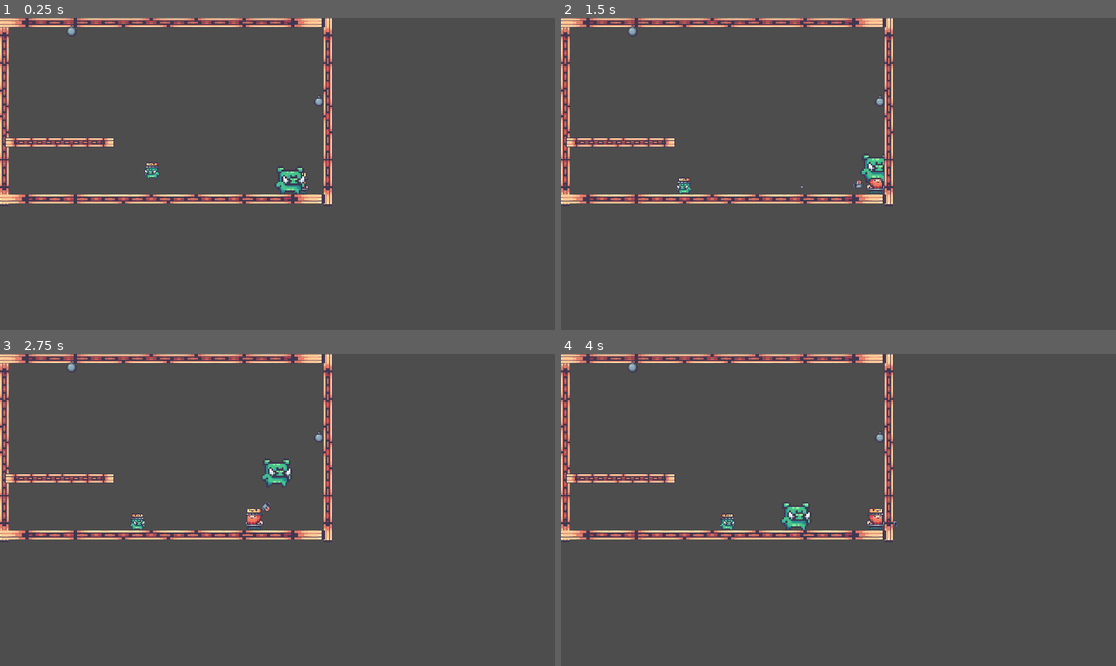
Above: before the commit, frames 1-4 (two rows, left to right).
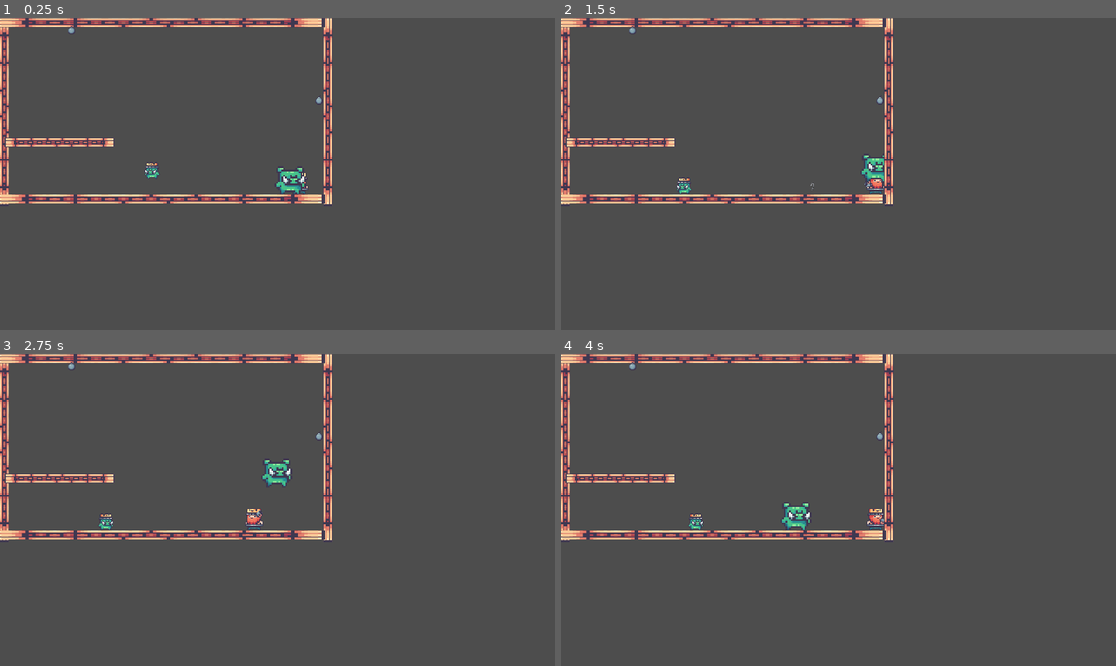
Above: after the commit, the same moments.

Repository: Assayyad0/Ball-of-Fat
Game: Godot game, scene res://scenes/levels/level_manager.tscn
The game is run twice, just before and just after one commit, with the same random seed, the same clock (stepped at 60 frames per second) and the same inputs.
Inputs (mouse positions are in pixels of both pictures, inside the frame that each line leads up to):
- Up to frame 1 (0.25 s): no input
- Up to frame 2 (1.5 s): move the mouse to (960, 158) at 0.52 s; hold D (right) from 0.53 s (still down); tap Space (grab) at 0.6 s; tap Enter at 1.25 s; move the mouse to (727, 189) at 1.27 s; click (727, 189) at 1.35 s
- Up to frame 3 (2.75 s): move the mouse to (333, 441) at 2.02 s; release D (right) at 2.03 s; hold A (left) from 2.03 s (still down); tap Space (grab) at 2.1 s
- Up to frame 4 (4 s): move the mouse to (810, 572) at 2.77 s; release A (left) at 2.78 s; hold D (right) from 2.78 s (still down); click (810, 572) at 2.85 s; move the mouse to (1005, 556) at 3.52 s; tap Space (grab) at 3.6 s

The runs differ from the first frame. In frame 1, less than 0.1% of the frame differs, in the area x 12-59%, y 2-28%; in frame 2, less than 0.1%; in frame 3, 0.2%, in the area x 12-59%, y 2-57%; in frame 4, 0.2%.

Commit message:
Fix grapple hook issues

Diff:
--- a/scenes/objects/Wall.tscn
+++ b/scenes/objects/Wall.tscn
@@ -1,11 +1,16 @@
-[gd_scene load_steps=3 format=3 uid="uid://di28rmpfikknn"]
+[gd_scene load_steps=4 format=3 uid="uid://di28rmpfikknn"]
 
 [ext_resource type="Texture2D" uid="uid://ceu53jcp1tc3x" path="res://art/Kings and Pigs/Sprites/14-TileSets/Terrain (32x32).png" id="1_3qo4e"]
 
 [sub_resource type="RectangleShape2D" id="RectangleShape2D_ecmja"]
 size = Vector2(30, 94)
 
+[sub_resource type="RectangleShape2D" id="RectangleShape2D_5d6hr"]
+size = Vector2(34, 98)
+
 [node name="Wall" type="StaticBody2D"]
+collision_layer = 65
+collision_mask = 0
 
 [node name="Sprite2D" type="Sprite2D" parent="."]
 texture_filter = 1
@@ -15,3 +20,10 @@
 
 [node name="CollisionShape2D" type="CollisionShape2D" parent="."]
 shape = SubResource("RectangleShape2D_ecmja")
+
+[node name="Area2D" type="Area2D" parent="."]
+collision_layer = 64
+collision_mask = 0
+
+[node name="CollisionShape2D" type="CollisionShape2D" parent="Area2D"]
+shape = SubResource("RectangleShape2D_5d6hr")
--- a/scenes/objects/grapple_hook.gd
+++ b/scenes/objects/grapple_hook.gd
@@ -9,6 +9,7 @@
 @export var check_dis: float = 15
 
 var moving: bool = false
+var returning: bool = false
 var hook_pos: Vector2
 var hook: Area2D = null
 var hook_timer: Timer = null
@@ -28,6 +29,12 @@
 	if moving:
 		hook.global_position += dir * speed * delta
 		look_at(get_global_mouse_position())
+	elif returning:
+		dir = ($Sprite2D/ShootingPoint.global_position - hook.global_position).normalized()
+		hook.global_position += dir * speed * 2.0 * delta
+		if hook.global_position.distance_to($Sprite2D/ShootingPoint.global_position) < check_dis:
+				hook.visible = false
+				returning = false
 	else:
 		if hook_pos != Vector2.ZERO:
 			hook.global_position = hook_pos
@@ -50,13 +57,18 @@
 	if hook.global_position.distance_to(pos) <= check_dis:
 		end_grappling()
 
+
 func end_grappling():
-	hook.visible = false
+	# hook.visible = false
 	moving = false
+	returning = true
 	hook_pos = Vector2.ZERO
 	hook_canceled.emit()
 
 func _on_hook_area_entered(area):
+	if returning:
+		return
+
 	print(area)
 	if area.name.begins_with("HookPoint"):
 		hook_timer.stop()
--- a/scenes/objects/grapple_hook.tscn
+++ b/scenes/objects/grapple_hook.tscn
@@ -6,10 +6,12 @@
 [node name="GrappleHook" type="Node2D"]
 script = ExtResource("1_i5wfu")
 speed = 1400.0
+check_dis = 25.0
 
 [node name="Sprite2D" type="Sprite2D" parent="."]
 texture_filter = 1
-position = Vector2(40, 0)
+position = Vector2(17, 0)
+scale = Vector2(0.75, 0.75)
 texture = ExtResource("1_71vec")
 flip_h = true
 region_enabled = true
--- a/scenes/objects/hook.tscn
+++ b/scenes/objects/hook.tscn
@@ -1,21 +1,34 @@
-[gd_scene load_steps=3 format=3 uid="uid://pdt37fhviqpw"]
+[gd_scene load_steps=4 format=3 uid="uid://pdt37fhviqpw"]
 
-[ext_resource type="Texture2D" uid="uid://bp80wi57lcsfg" path="res://art/Kings and Pigs/Sprites/10-Cannon/Cannon Ball.png" id="1_153m3"]
+[ext_resource type="Texture2D" uid="uid://criu6we3ccohh" path="res://art/ours/hook.png" id="1_grijf"]
+
+[sub_resource type="GDScript" id="GDScript_ru8av"]
+script/source = "extends Area2D
+
+signal hook_touch
+
+func _on_area_2d_area_entered(area):
+	print(\"hook?\")
+	hook_touch.emit()
+"
 
 [sub_resource type="CircleShape2D" id="CircleShape2D_67v3u"]
-radius = 6.0
+radius = 5.625
 
 [node name="Hook" type="Area2D"]
-collision_mask = 65
+scale = Vector2(2, 2)
+collision_layer = 0
+collision_mask = 64
 priority = 15
+script = SubResource("GDScript_ru8av")
 
 [node name="Sprite2D" type="Sprite2D" parent="."]
-texture_filter = 1
-scale = Vector2(0.8, 0.8)
-texture = ExtResource("1_153m3")
+rotation = 3.41037
+scale = Vector2(0.007, 0.007)
+texture = ExtResource("1_grijf")
 flip_h = true
 region_enabled = true
-region_rect = Rect2(23, 13, 12, 12)
+region_rect = Rect2(578, 128, 996, 1773)
 
 [node name="CollisionShape2D" type="CollisionShape2D" parent="."]
 scale = Vector2(0.8, 0.8)
--- a/scenes/objects/hook_point.tscn
+++ b/scenes/objects/hook_point.tscn
@@ -3,14 +3,16 @@
 [ext_resource type="Texture2D" uid="uid://68bdobf7gf6g" path="res://art/Kings and Pigs/Sprites/09-Bomb/Bomb Off.png" id="1_pdp2v"]
 
 [sub_resource type="CircleShape2D" id="CircleShape2D_sivt8"]
+radius = 7.0
 
 [node name="HookPoint" type="Area2D"]
+scale = Vector2(1.5, 1.5)
 collision_layer = 64
 collision_mask = 0
 
 [node name="Sprite2D" type="Sprite2D" parent="."]
 texture_filter = 1
-scale = Vector2(1.3, 1.3)
+position = Vector2(0, -1)
 texture = ExtResource("1_pdp2v")
 region_enabled = true
 region_rect = Rect2(20, 23, 13, 16)
